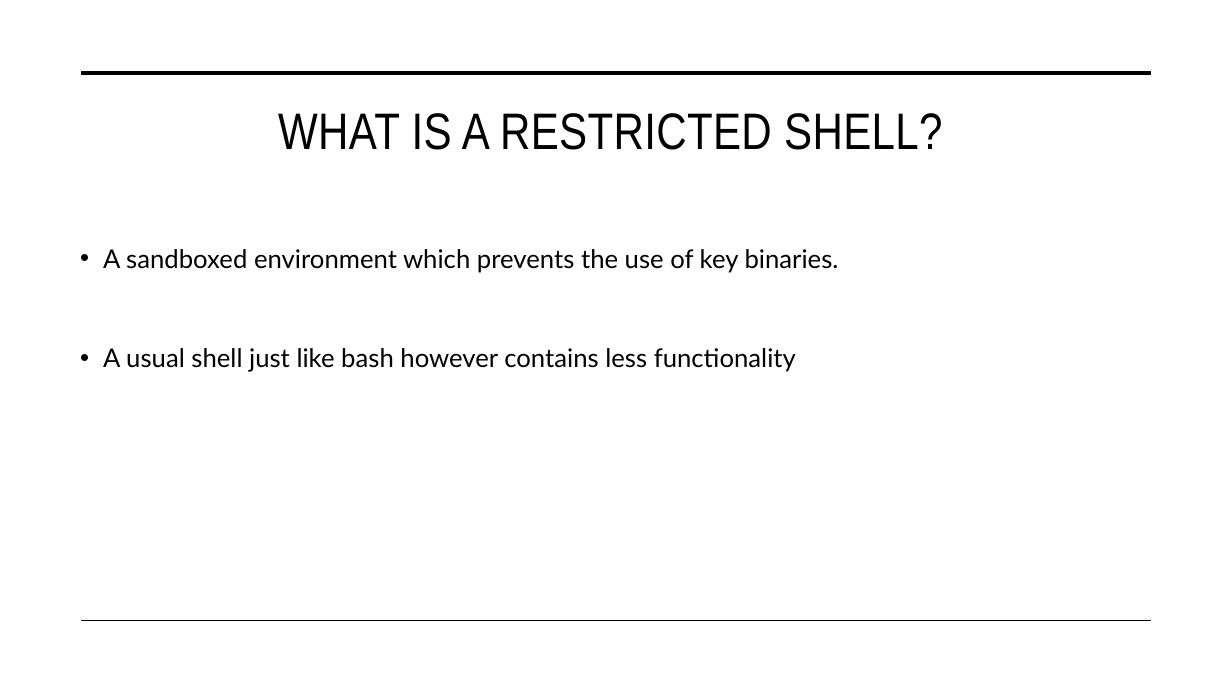
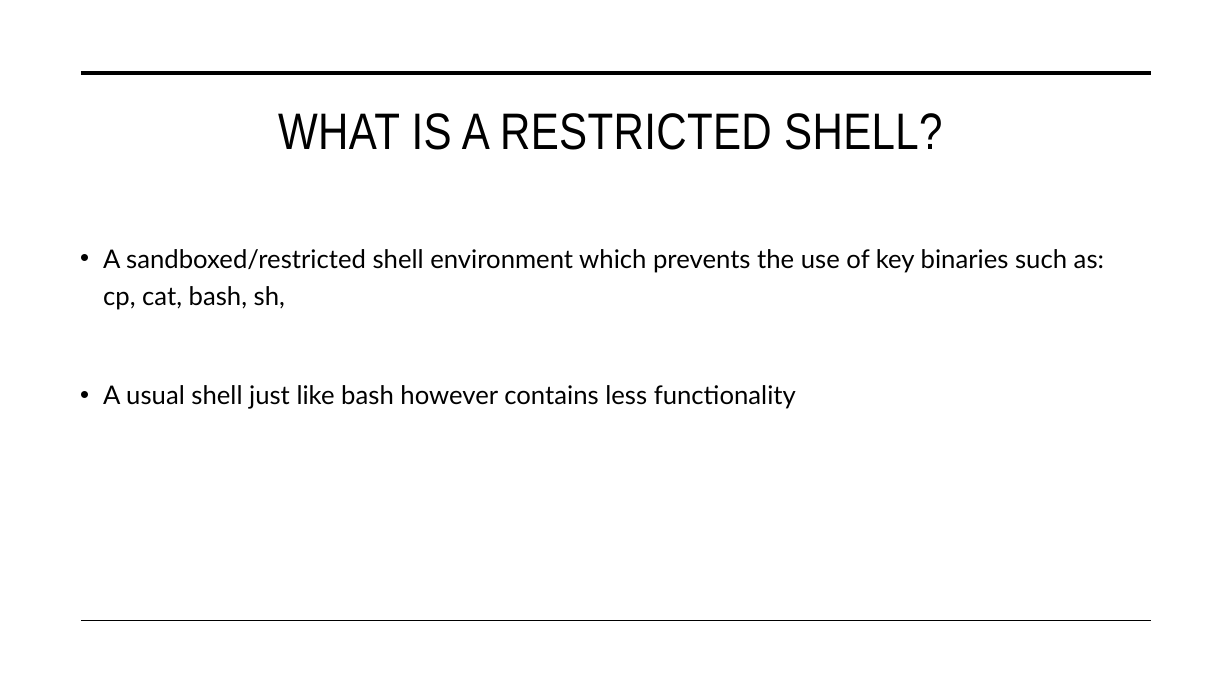
Before and after one commit to aqeebhussain122/hpc-offensive-security, a slide deck: slide 2 of Offensive Security Tactics for Linux Professionals - Linux Restricted Shell Escapes.pptx. Drawn at 1232x693 pixels with LibreOffice and Linux fonts; fonts in the diff are those of the drawing. Boxes give left, top, right and bottom in pixels: in the first picture for what was removed or moved away, otherwise in the second. Text is boxed around its words. In the diff, an @@ line names an element or a change of style, - is before the commit and + after.

```diff
--- a/Offensive Security Tactics for Linux Professionals - Linux Restricted Shell Escapes.pptx
+++ b/Offensive Security Tactics for Linux Professionals - Linux Restricted Shell Escapes.pptx
@@ text at <box>103,249,1104,310</box>: text changed @@
-• A sandboxed environment which prevents the use of key binaries.
+• A sandboxed/restricted shell environment which prevents the use of key binaries such as: cp, cat, bash, sh,
```
Also in this commit, not shown: 1 other slide changed, 1 slide added, 2 slides removed.
